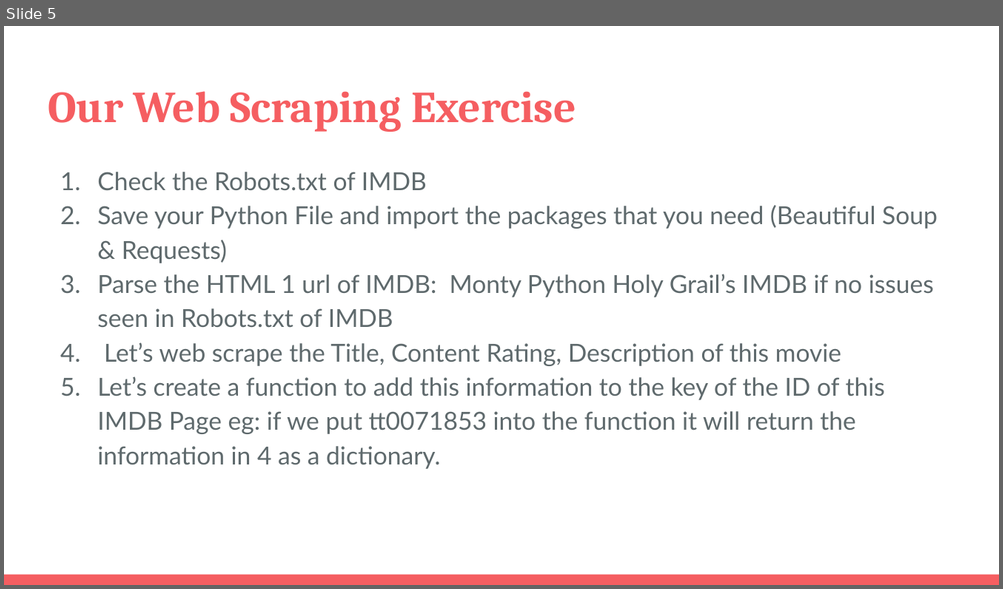
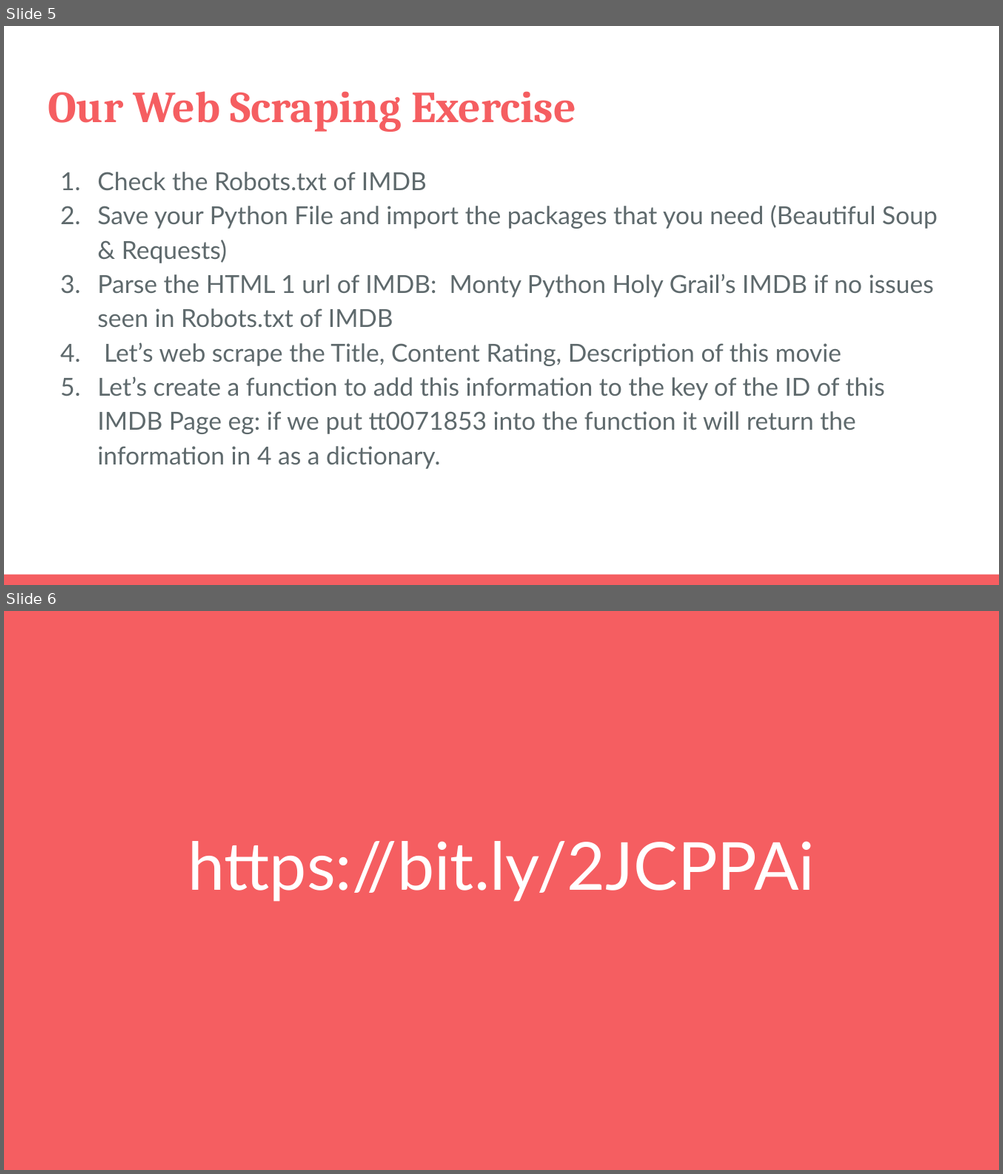
Before and after one commit to monipip3/wwcdc, a slide deck: webscraping/WWCDC_Beautiful Soup.pptx. Shown one above the other, each under a label of ours: slide 5 before the commit, slides 5 and 6 after it. The pictures are 1003x589 and 1003x1174 pixels, drawn with LibreOffice and Linux fonts; fonts in the diff are those of the drawing. Boxes give left, top, right and bottom in pixels: in the first picture for what was removed or moved away, otherwise in the second. Text is boxed around its words. In the diff, an @@ line names an element or a change of style, - is before the commit and + after.

```diff
--- a/webscraping/WWCDC_Beautiful Soup.pptx
+++ b/webscraping/WWCDC_Beautiful Soup.pptx
@@ slide 6 added at (x1=4, y1=611, x2=999, y2=1170), background #F55E61 @@
@@ title added at (x1=188, y1=841, x2=814, y2=902), 48 pt, text #FFFFFF @@
+https://bit.ly/2JCPPAi
```
Also in this commit, not shown: 1 slide changed, 1 slide removed.
